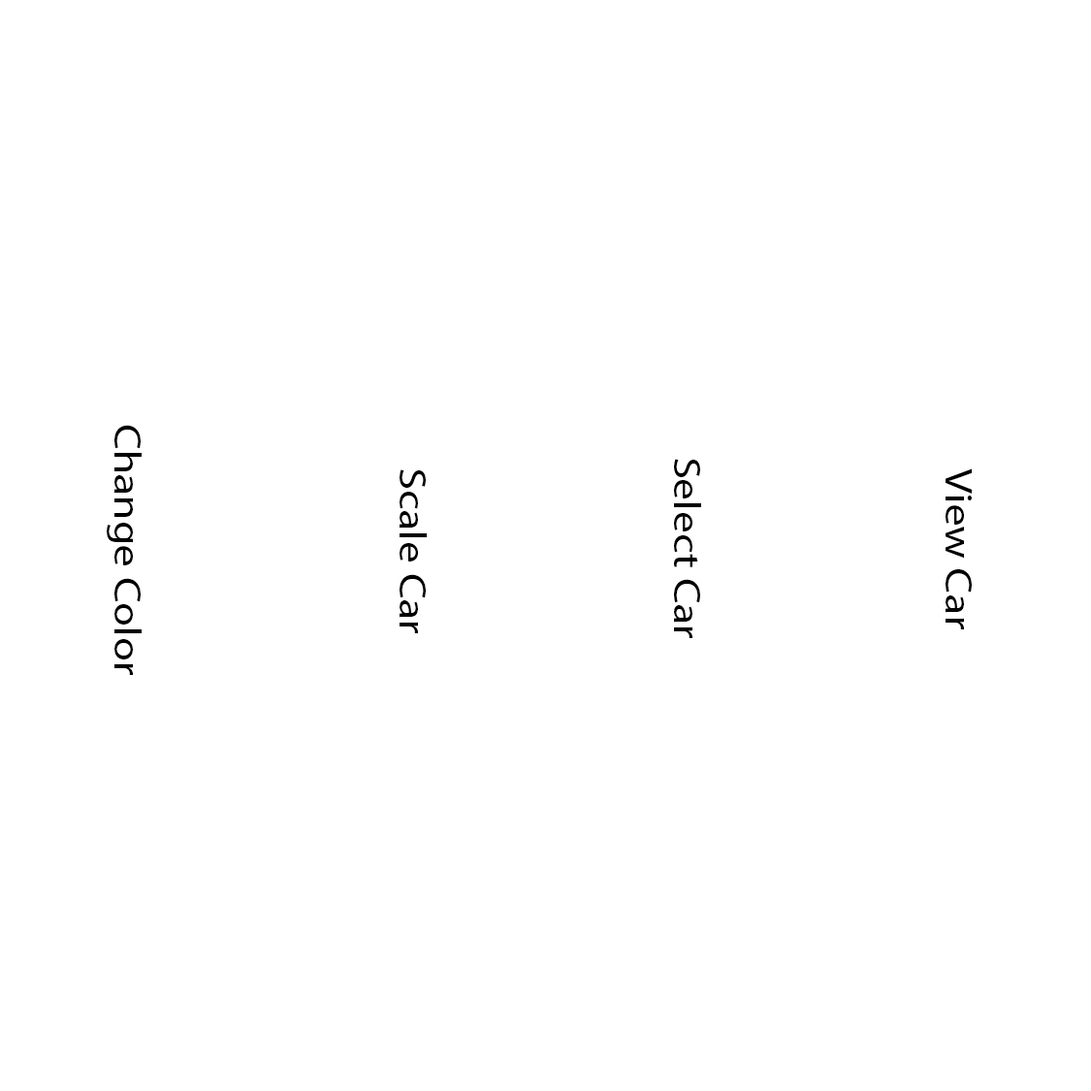
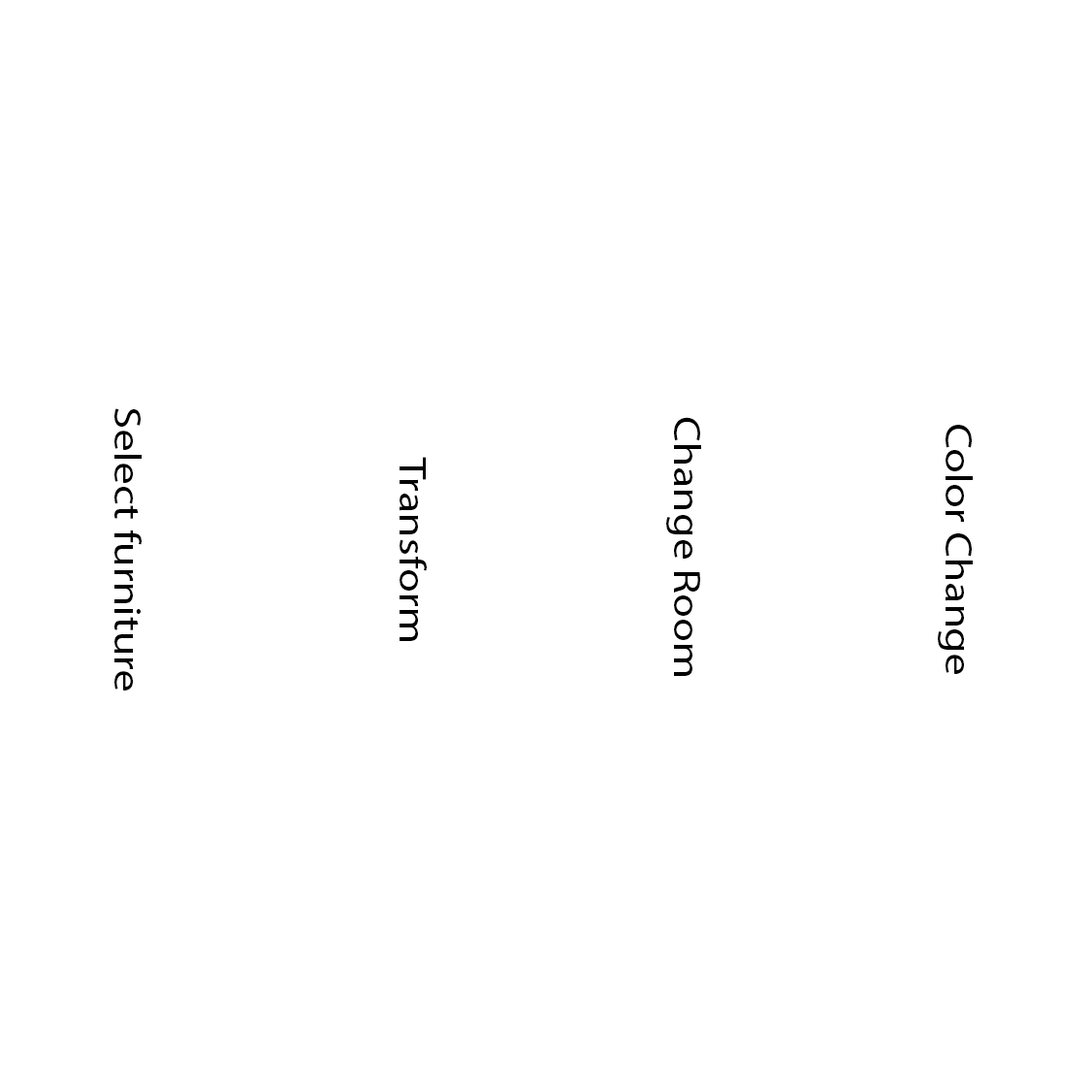
Layer changes from the first 1091px x 1091px image to the second:
renamed "Change Color" to "Select furniture", painted on it over [106, 408, 142, 691]
renamed "Scale Car" to "Transform", painted on it over [399, 456, 427, 642]
renamed "Select Car" to "Change Room", painted on it over [666, 417, 702, 677]
renamed "View Car" to "Color Change", painted on it over [938, 424, 974, 675]
